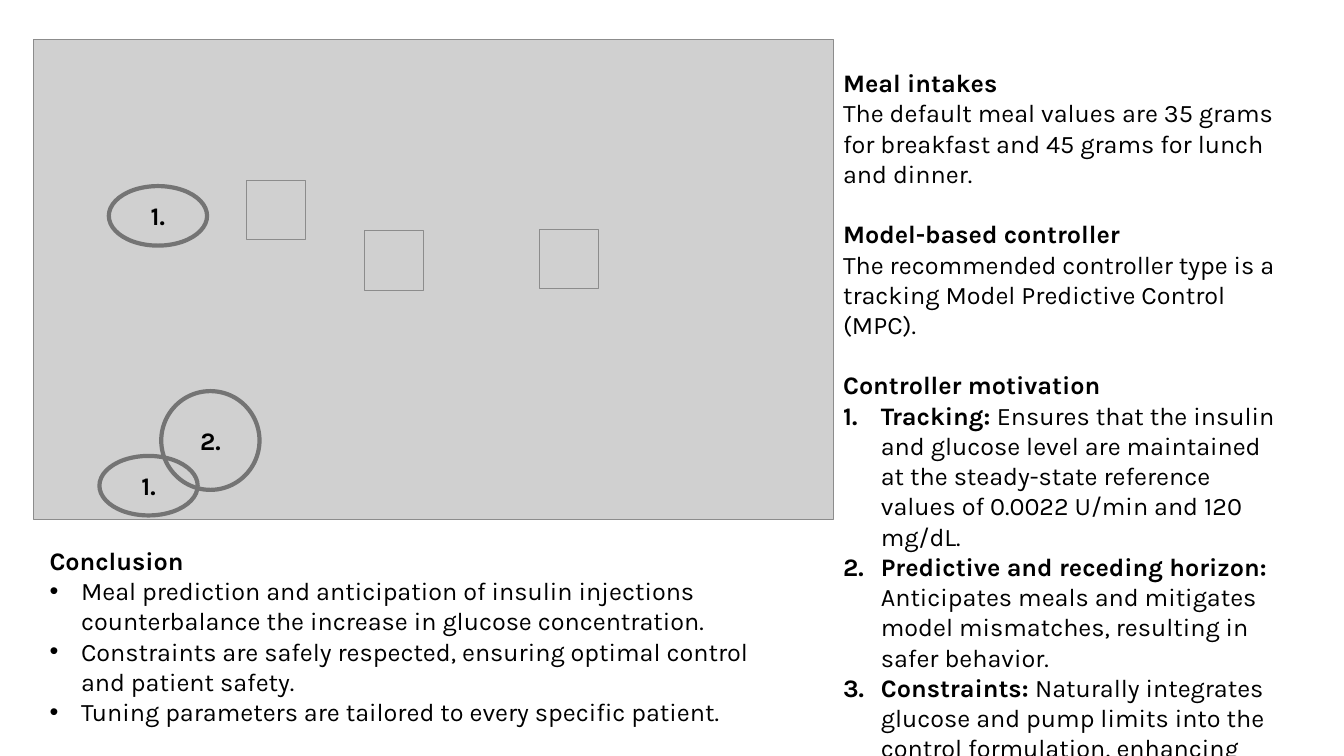
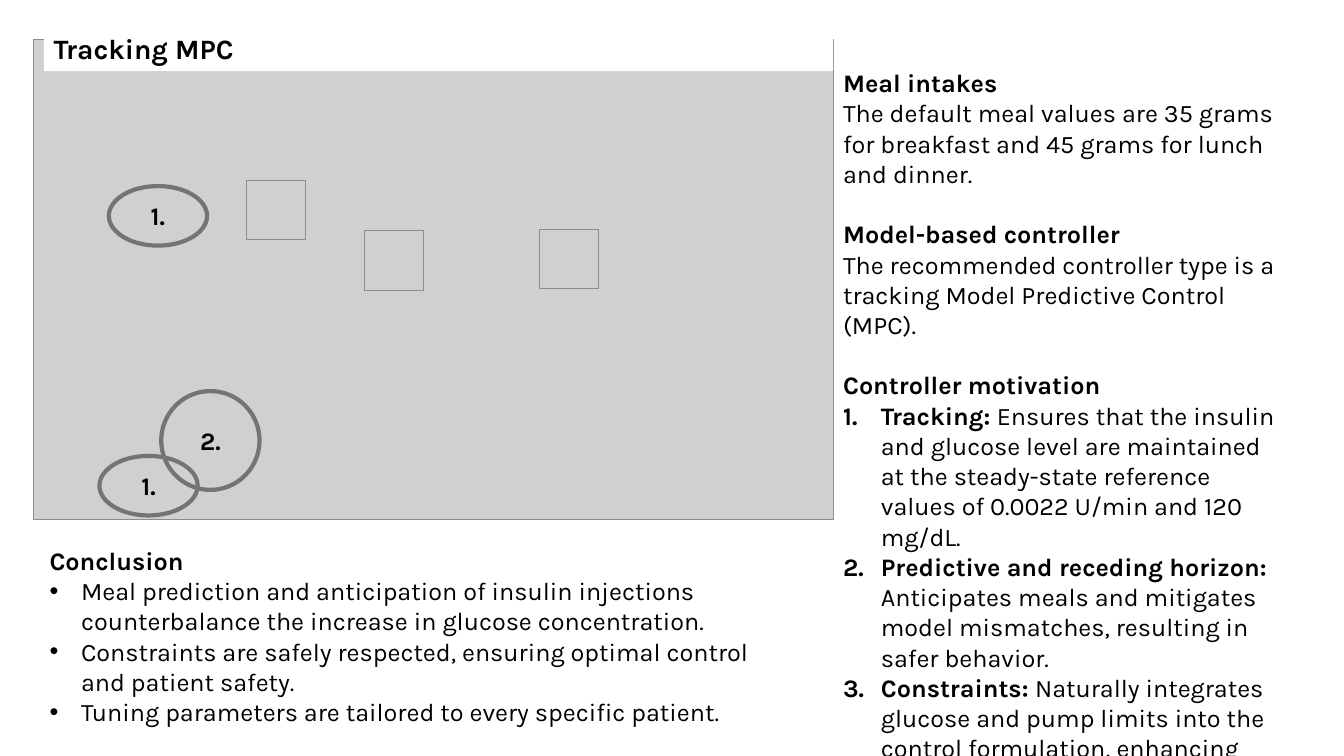
Before and after one commit to Jackmastro/MPC_DeePC_COCO, a slide deck: slide 4 of COCO2024project_GiacomoMastroddi.pptx. Drawn at 1344x756 pixels with LibreOffice and Linux fonts; fonts in the diff are those of the drawing; grey boxes stand for pictures. Boxes give left, top, right and bottom in pixels: in the first picture for what was removed or moved away, otherwise in the second. Text is boxed around its words. In the diff, an @@ line names an element or a change of style, - is before the commit and + after.

```diff
--- a/COCO2024project_GiacomoMastroddi.pptx
+++ b/COCO2024project_GiacomoMastroddi.pptx
@@ rectangle added at <box>43,27,833,72</box>, fill #FFFFFF, 20 pt, text #000000, bold @@
+Tracking MPC
```
Also in this commit, not shown: 5 other slides changed, 2 other files.
